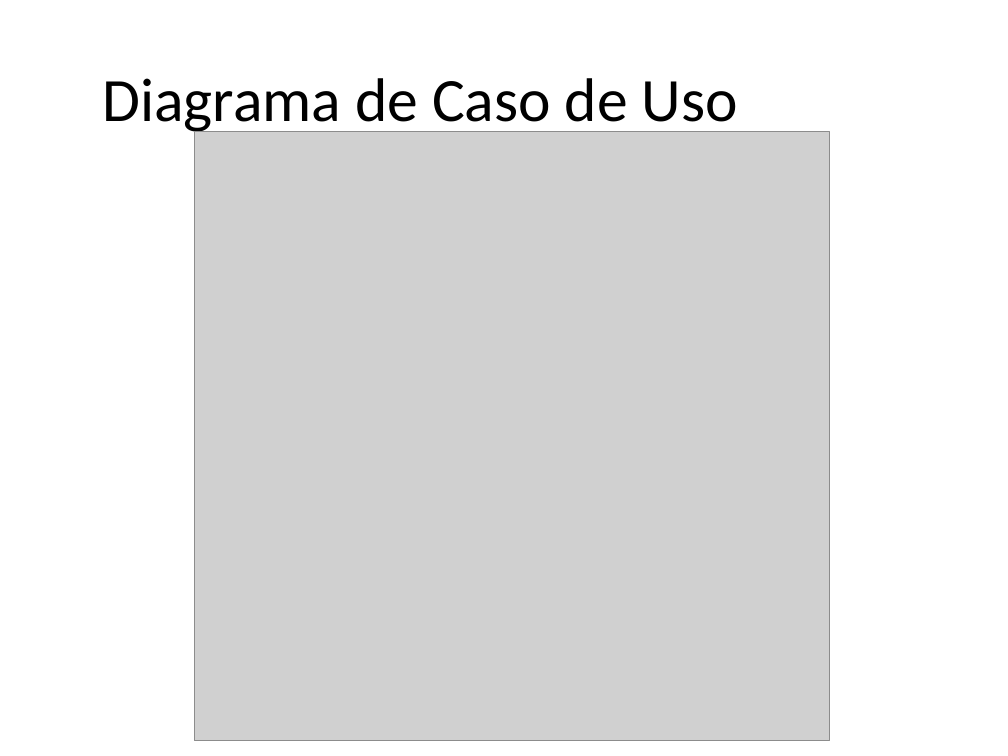
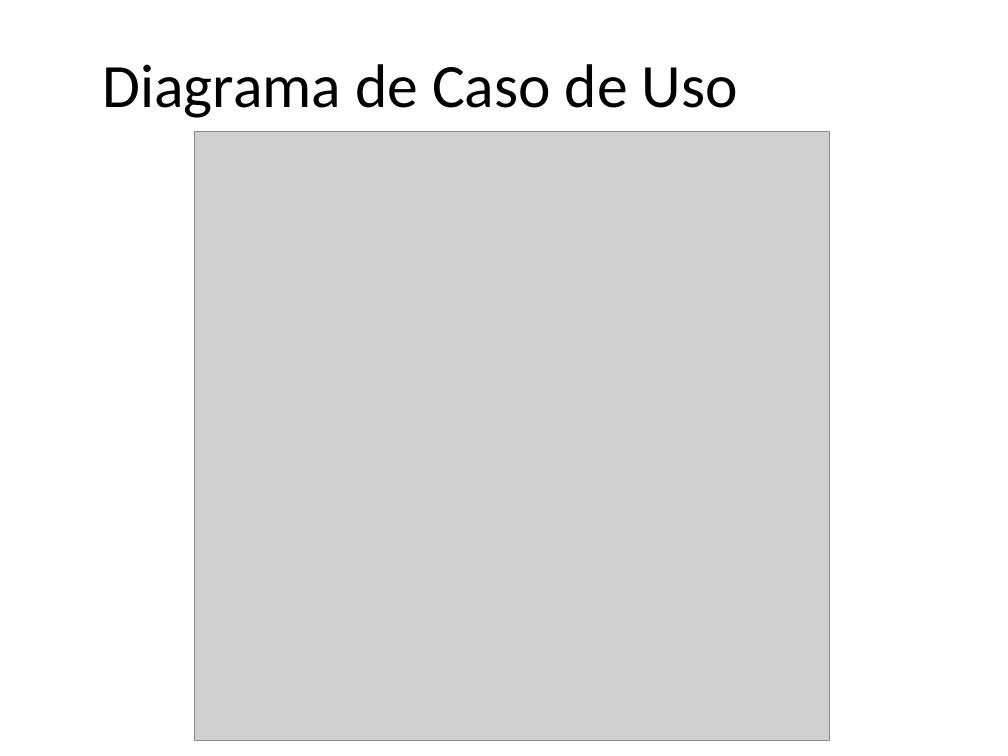
Before and after one commit to ramos1gabriel/tcc-uva, a slide deck: slide 6 of apresentacao_M1/TCC.pptx (slide 5 before the commit). Drawn at 1008x756 pixels with LibreOffice and Linux fonts; fonts in the diff are those of the drawing; grey boxes stand for pictures; background and template pictures are left out. Boxes give left, top, right and bottom in pixels: in the first picture for what was removed or moved away, otherwise in the second. Text is boxed around its words. In the diff, an @@ line names an element or a change of style, - is before the commit and + after.

```diff
--- a/apresentacao_M1/TCC.pptx
+++ b/apresentacao_M1/TCC.pptx
@@ title "Diagrama de Caso de Uso" rewrapped from box(102, 78, 738, 136) to box(102, 64, 738, 118) @@
```
Also in this commit, not shown: 3 other slides changed, 2 slides added, 1 slide removed, 10 other files.
